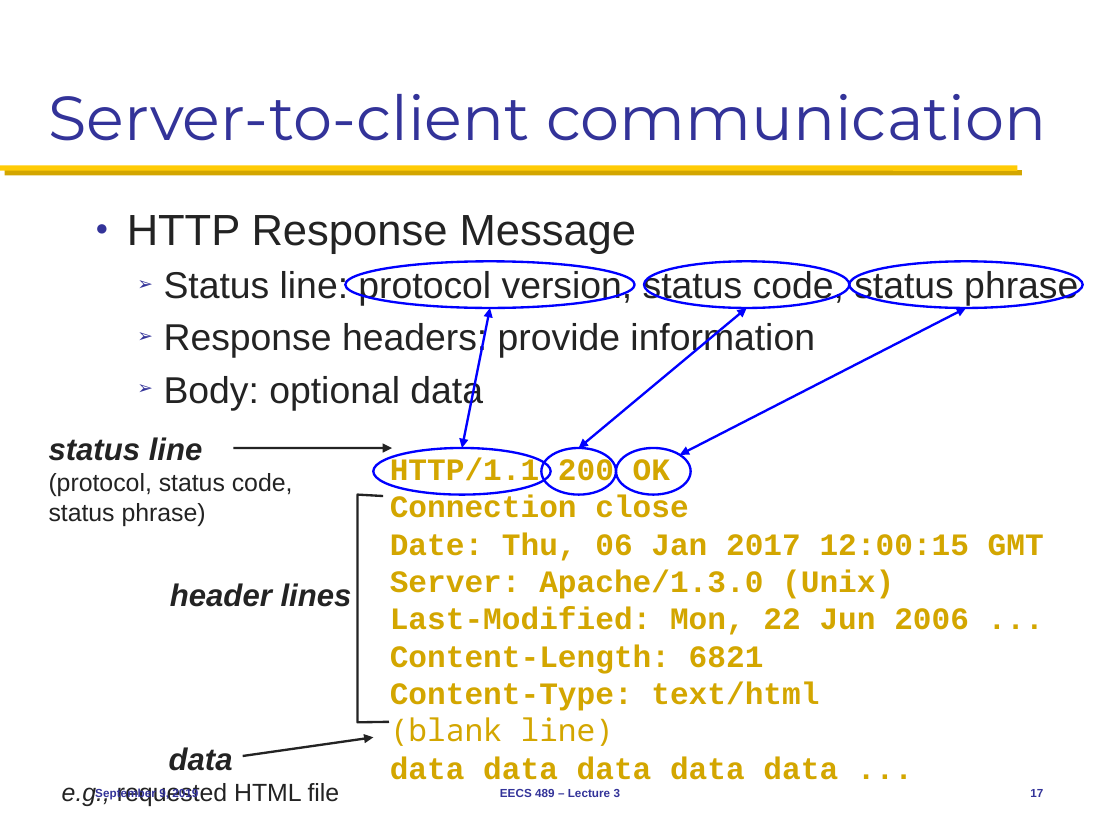
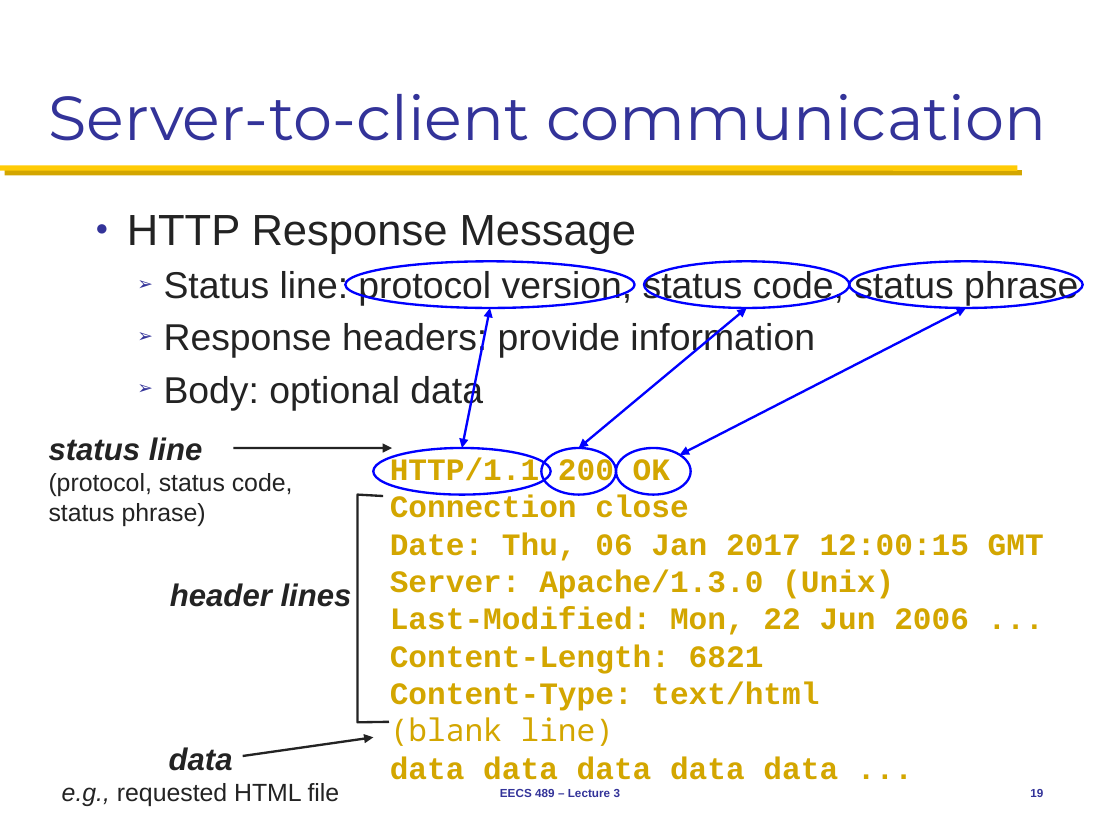
Before and after one commit to mosharaf/eecs489, a slide deck: slide 19 of Slides/090920.pptx (slide 17 before the commit). Drawn at 1120x840 pixels with LibreOffice and Linux fonts; fonts in the diff are those of the drawing. Boxes give left, top, right and bottom in pixels: in the first picture for what was removed or moved away, otherwise in the second. Text is boxed around its words. In the diff, an @@ line names an element or a change of style, - is before the commit and + after.

```diff
--- a/Slides/090920.pptx
+++ b/Slides/090920.pptx
@@ text removed at bbox=[95, 788, 198, 800] @@
-September 9, 2019
@@ page number at bbox=[1030, 789, 1043, 797]: text changed @@
-17
+19
```
Also in this commit, not shown: 41 other slides changed, 2 slides added.
